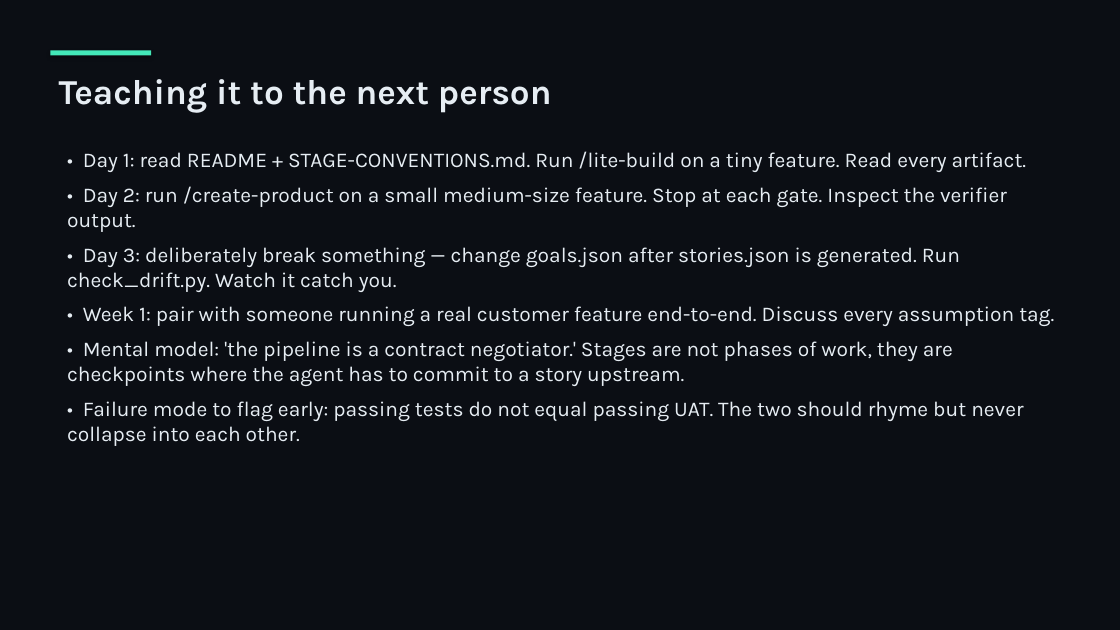
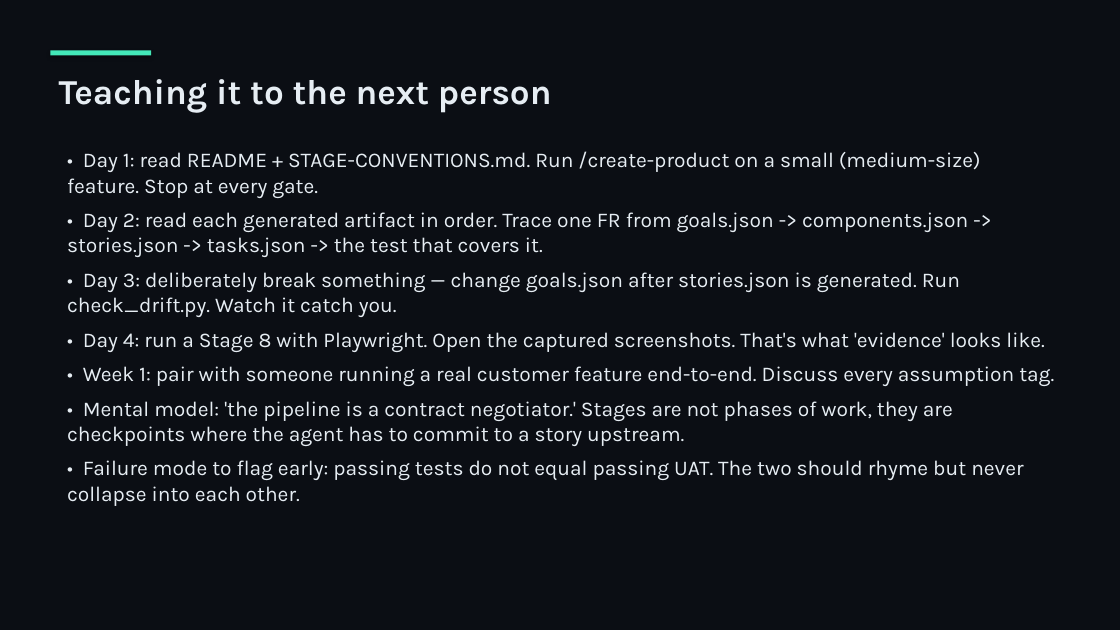
Before and after one commit to umais-developer/SDLC, a slide deck: slide 18 of docs/SDLC-pipeline-walkthrough.pptx. Drawn at 1120x630 pixels with LibreOffice and Linux fonts; fonts in the diff are those of the drawing. Boxes give left, top, right and bottom in pixels: in the first picture for what was removed or moved away, otherwise in the second. Text is boxed around its words. In the diff, an @@ line names an element or a change of style, - is before the commit and + after.

```diff
--- a/docs/SDLC-pipeline-walkthrough.pptx
+++ b/docs/SDLC-pipeline-walkthrough.pptx
@@ text at [67, 151, 981, 257]: text changed @@
-• Day 1: read README + STAGE-CONVENTIONS.md. Run /lite-build on a tiny feature. Read every artifact.
-• Day 2: run /create-product on a small medium-size feature. Stop at each gate. Inspect the verifier output.
+• Day 1: read README + STAGE-CONVENTIONS.md. Run /create-product on a small (medium-size) feature. Stop at every gate.
+• Day 2: read each generated artifact in order. Trace one FR from goals.json -> components.json -> stories.json -> tasks.json -> the test that covers it.
@@ text at [83, 332, 1044, 352]: paragraph added @@
+• Day 4: run a Stage 8 with Playwright. Open the captured screenshots. That's what 'evidence' looks like.
```
Also in this commit, not shown: 5 other slides changed, 3 slides added, 3 slides removed, 14 other files.
